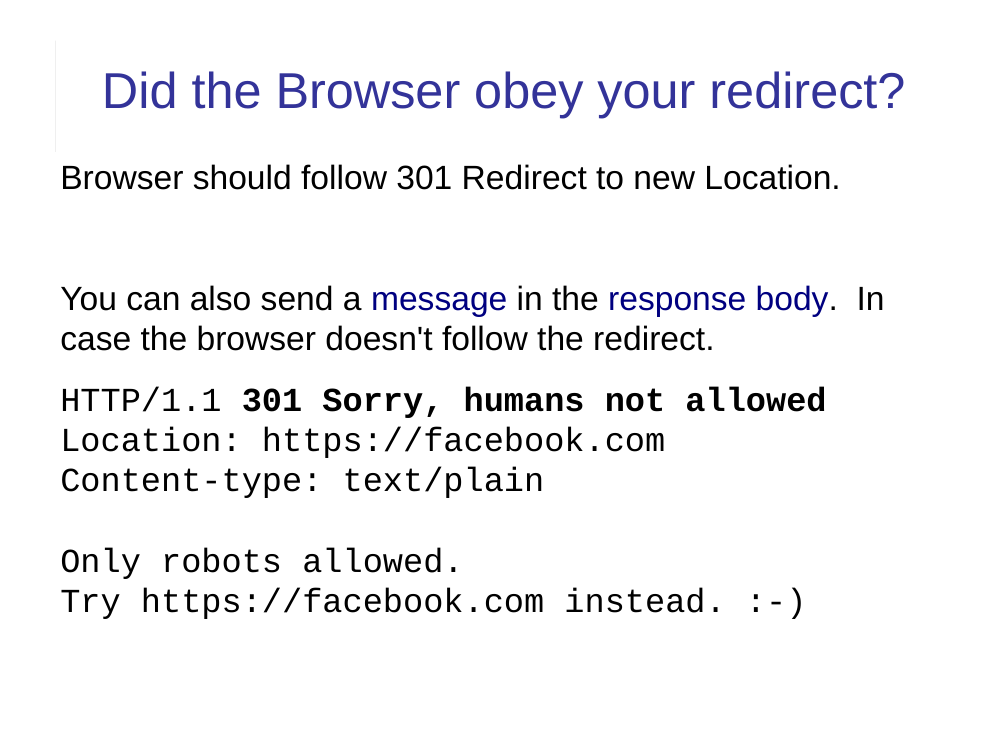
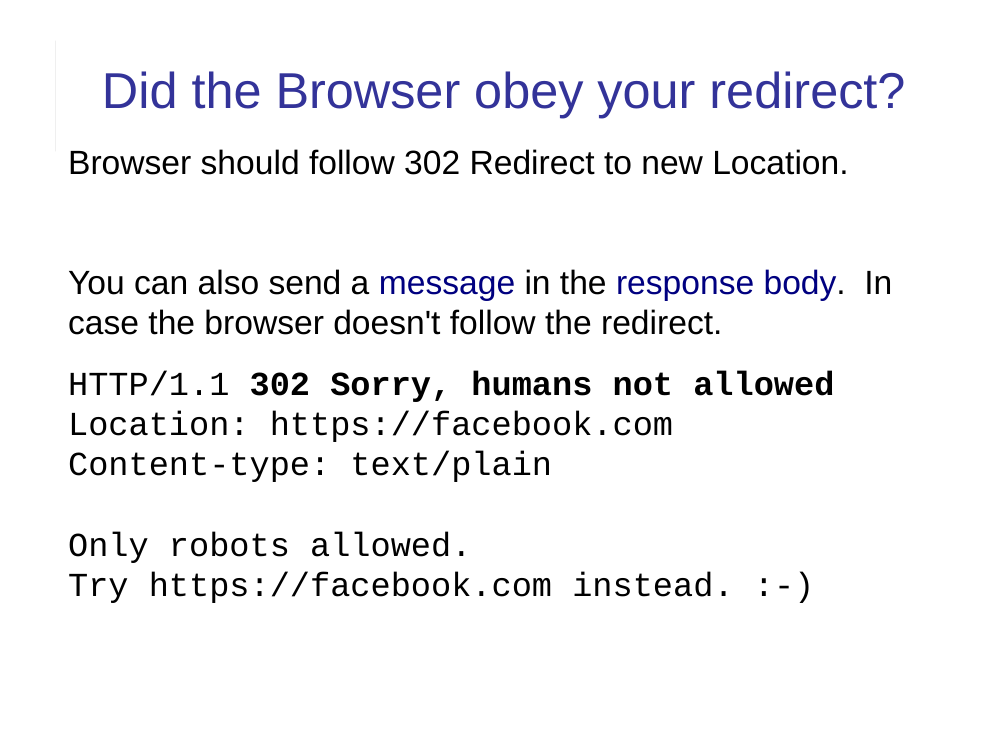
Before and after one commit to cpske/ISP, a slide deck: slide 15 of web/HTTP-in-Action.ppt. Drawn at 1008x756 pixels with LibreOffice and Linux fonts; fonts in the diff are those of the drawing. Boxes give left, top, right and bottom in pixels: in the first picture for what was removed or moved away, otherwise in the second. Text is boxed around its words. In the diff, an @@ line names an element or a change of style, - is before the commit and + after.

Commit message:
fix link in assignment, update slides on HTTP (Tired of explicitly wording assignments!)

```diff
--- a/web/HTTP-in-Action.ppt
+++ b/web/HTTP-in-Action.ppt
@@ text "Browser should follow 302 Redirect ...": place and size @@
-text "Browser should follow 302 Redirect ..." at [60, 164, 885, 619]
+text "Browser should follow 302 Redirect ..." at [68, 149, 892, 603]
@@ text at [68, 149, 848, 175]: text changed @@
-Browser should follow 301 Redirect to new Location.
+Browser should follow 302 Redirect to new Location.
@@ text at [68, 370, 834, 402]: text changed @@
-HTTP/1.1 301 Sorry, humans not allowed
+HTTP/1.1 302 Sorry, humans not allowed
```
Also in this commit, not shown: 7 other slides changed, 10 other files.
